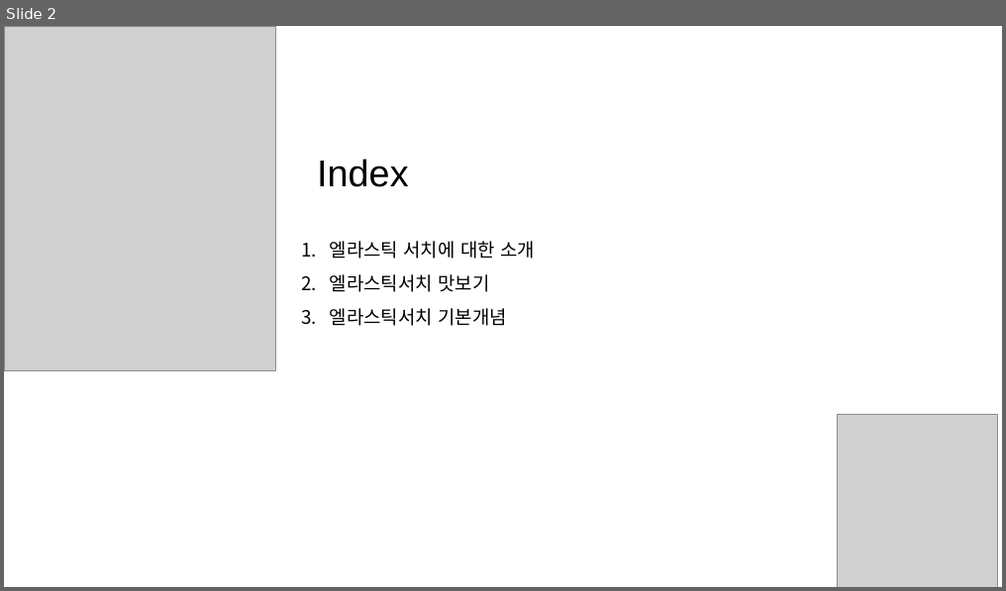
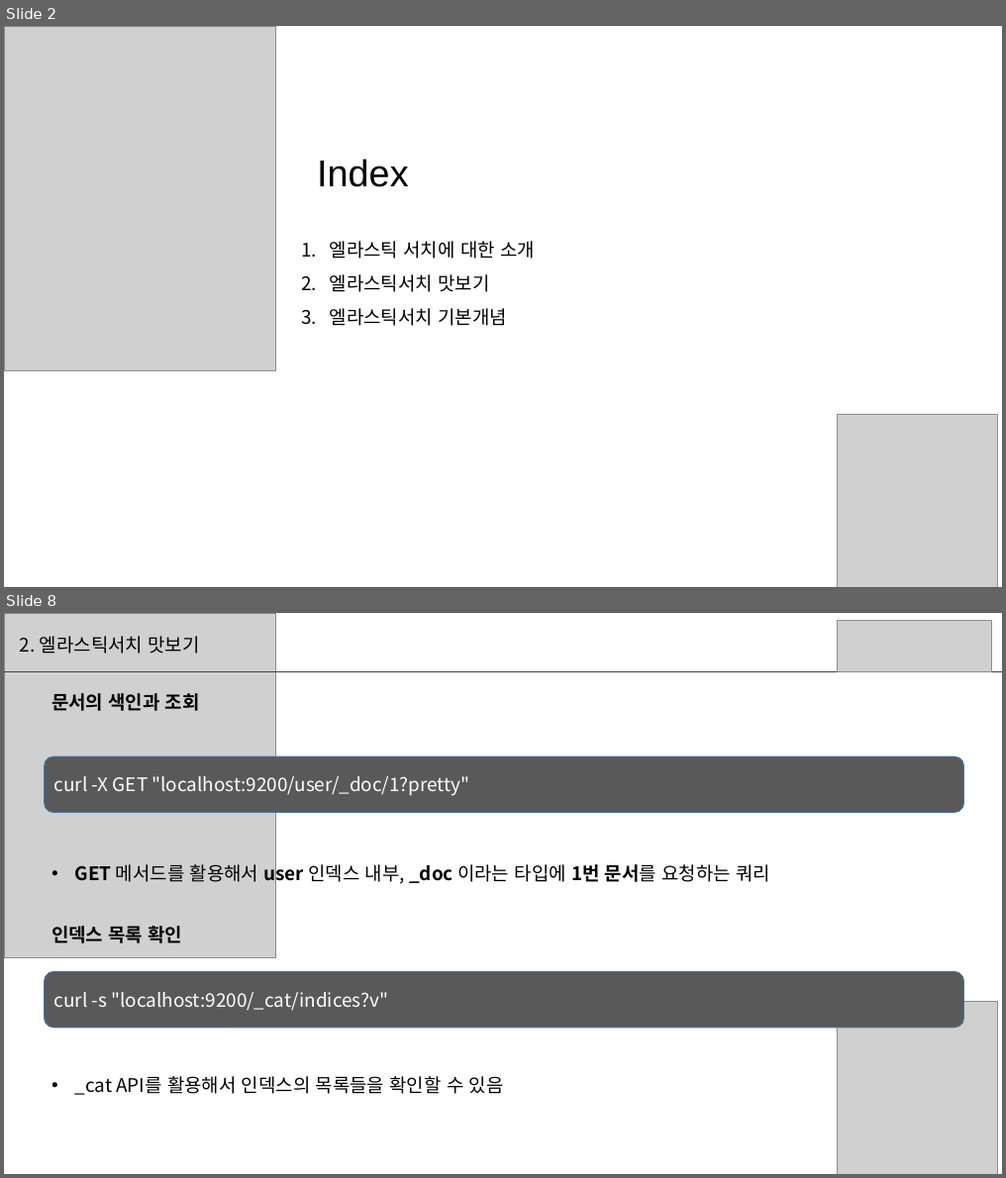
Before and after one commit to sup2is/dev-note, a slide deck: study/elasticsearch/Elasticsearch스터디1주차자료.pptx. Shown one above the other, each under a label of ours: slide 2 before the commit, slides 2 and 8 after it; the slides between them are not shown. The pictures are 1006x591 and 1006x1178 pixels, drawn with LibreOffice and Linux fonts; fonts in the diff are those of the drawing; grey boxes stand for pictures. Boxes give left, top, right and bottom in pixels: in the first picture for what was removed or moved away, otherwise in the second. Text is boxed around its words. In the diff, an @@ line names an element or a change of style, - is before the commit and + after.

```diff
--- a/study/elasticsearch/Elasticsearch스터디1주차자료.pptx
+++ b/study/elasticsearch/Elasticsearch스터디1주차자료.pptx
@@ slide 8 added at <box>4,613,1002,1174</box>, background #FFFFFF @@
@@ picture added at <box>4,613,275,958</box> @@
@@ text added at <box>20,636,200,654</box>, 18 pt, text #000000 @@
+2. 엘라스틱서치 맛보기
@@ picture added at <box>838,620,991,671</box> @@
@@ line added from (4, 672) to (1002, 672), #404040 0.5 pt @@
@@ text added at <box>52,693,200,711</box>, 18 pt, text #000000, bold @@
+문서의 색인과 조회
@@ rounded rectangle added at <box>45,757,964,812</box>, fill #595959, outline #43739E 1 pt, 18 pt, text #FFFFFF @@
+curl -X GET "localhost:9200/user/_doc/1?pretty"
@@ text added at <box>75,861,770,886</box>, 18 pt, text #000000 @@
+• GET 메서드를 활용해서 user 인덱스 내부, _doc 이라는 타입에 1번 문서를 요청하는 쿼리
@@ text added at <box>52,926,183,944</box>, 18 pt, text #000000, bold @@
+인덱스 목록 확인
@@ rounded rectangle added at <box>45,972,964,1028</box>, fill #595959, outline #43739E 1 pt, 18 pt, text #FFFFFF @@
+curl -s "localhost:9200/_cat/indices?v"
@@ picture added at <box>838,1001,997,1174</box> @@
@@ text added at <box>75,1076,504,1095</box>, 18 pt, text #000000 @@
+• _cat API를 활용해서 인덱스의 목록들을 확인할 수 있음
```
Also in this commit, not shown: 3 slides changed, 19 other slides added, 1 other file.
